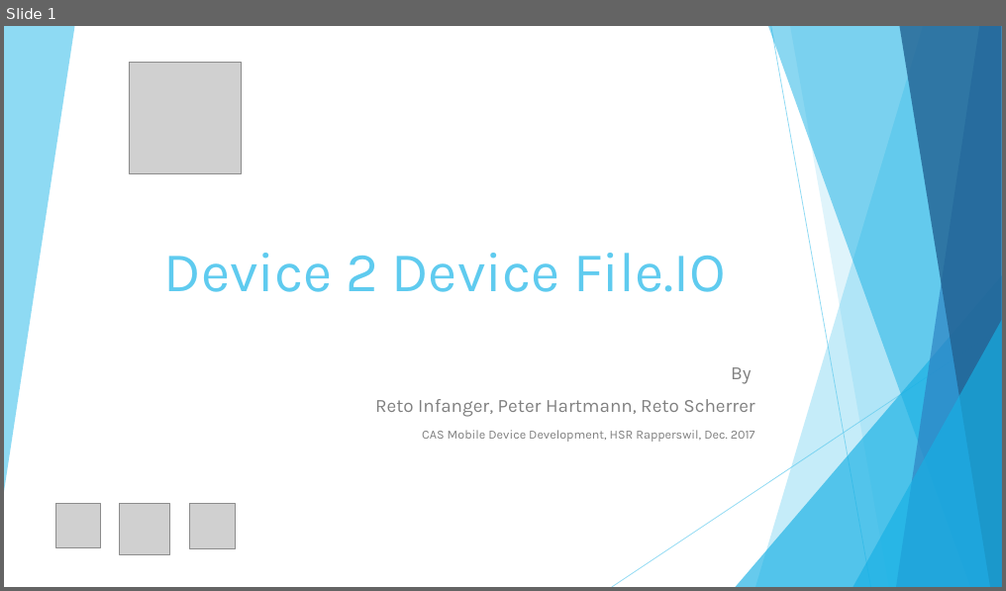
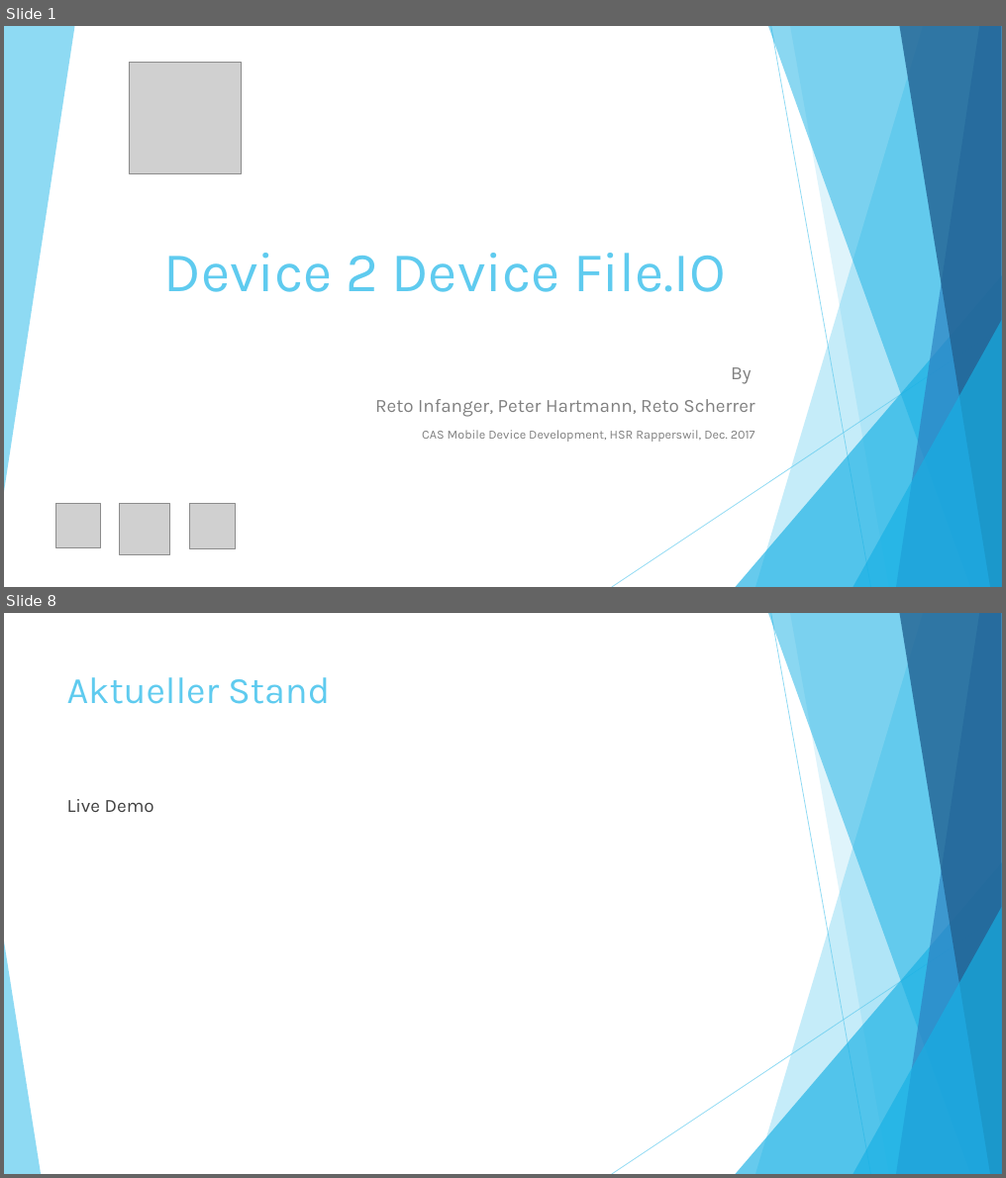
Before and after one commit to chrobacik/Device2Device-FileIO, a slide deck: Projekt Dokumente/Präsentation.pptx. Shown one above the other, each under a label of ours: slide 1 before the commit, slides 1 and 8 after it; the slides between them are not shown. The pictures are 1006x591 and 1006x1178 pixels, drawn with LibreOffice and Linux fonts; fonts in the diff are those of the drawing; grey boxes stand for pictures. Boxes give left, top, right and bottom in pixels: in the first picture for what was removed or moved away, otherwise in the second. Text is boxed around its words. In the diff, an @@ line names an element or a change of style, - is before the commit and + after.

```diff
--- a/Projekt Dokumente/Präsentation.pptx
+++ b/Projekt Dokumente/Präsentation.pptx
@@ slide 8 added at box(4, 613, 1002, 1174), background #FFFFFF; not listed: 9 template elements that a slide beside it also shows @@
@@ title added at box(67, 677, 330, 704), 36 pt, text #5FCBEF @@
+Aktueller Stand
@@ text added at box(67, 799, 154, 812), 18 pt, text #404040 @@
+Live Demo
@@ triangle added at box(4, 942, 41, 1174), fill #5FCBEF at 70% opacity @@
```
Also in this commit, not shown: 10 other slides added, 1 other file.
